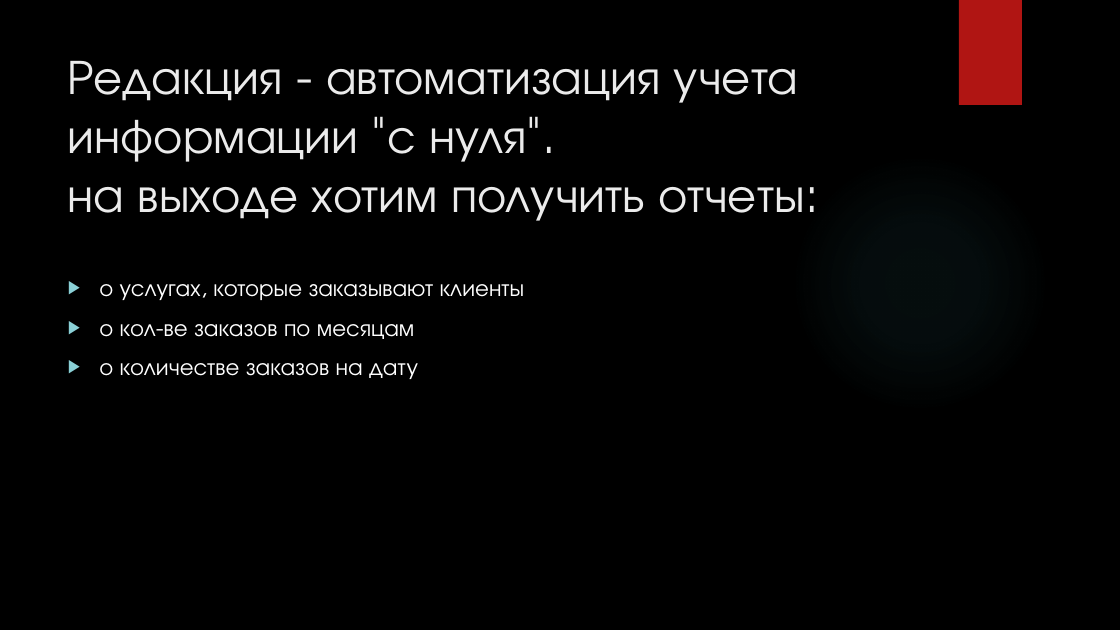
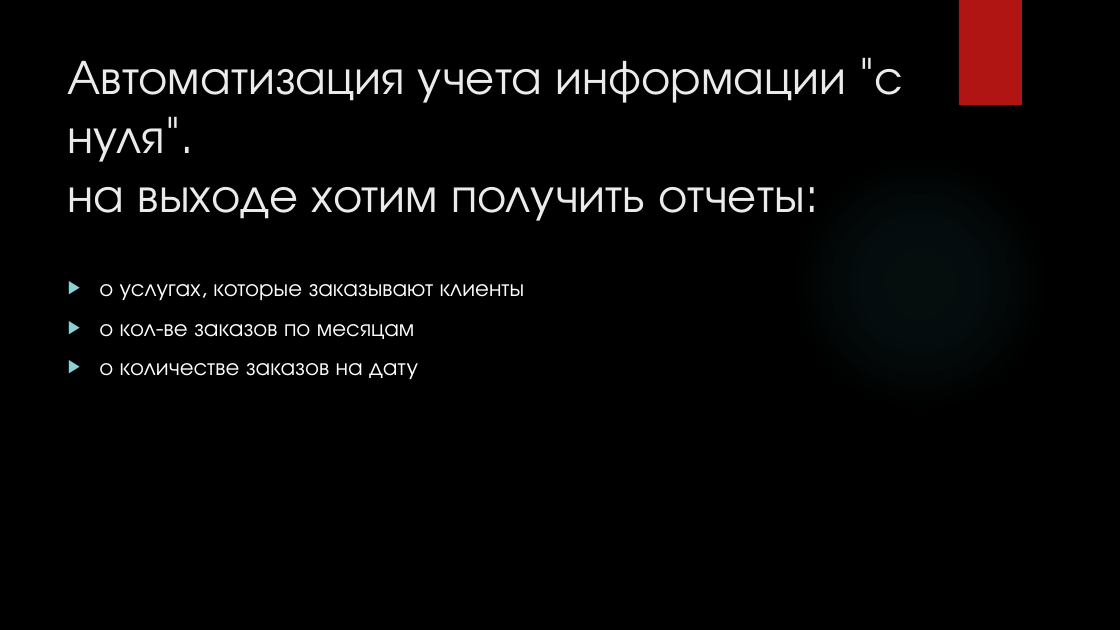
Before and after one commit to prab0t/otus-mssql--igorin-, a slide deck: slide 4 of Project/БД Продажи Рекламы ДЕМО.pptx. Drawn at 1120x630 pixels with LibreOffice and Linux fonts; fonts in the diff are those of the drawing; background and template pictures are left out. Boxes give left, top, right and bottom in pixels: in the first picture for what was removed or moved away, otherwise in the second. Text is boxed around its words. In the diff, an @@ line names an element or a change of style, - is before the commit and + after.

Commit message:
upd

```diff
--- a/Project/БД Продажи Рекламы ДЕМО.pptx
+++ b/Project/БД Продажи Рекламы ДЕМО.pptx
@@ title at (68,61,904,221): text changed @@
-Редакция - автоматизация учета информации "с нуля".
-на выходе хотим получить отчеты:
+Автоматизация учета информации "с нуля".
+на выходе хотим получить отчеты:
```
Also in this commit, not shown: 1 slide added, 1 slide removed.
